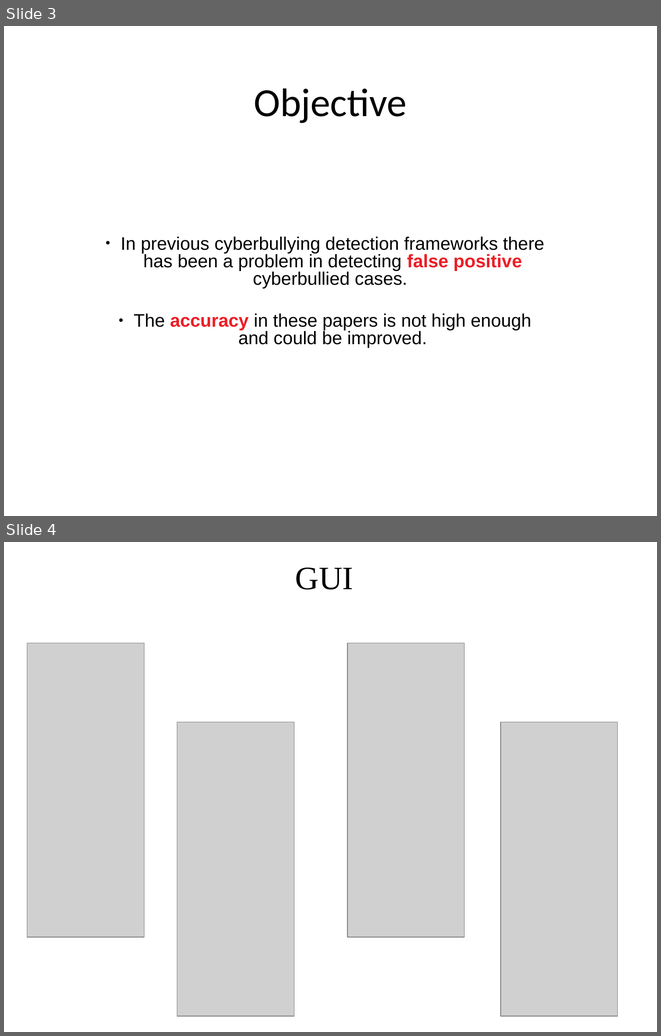
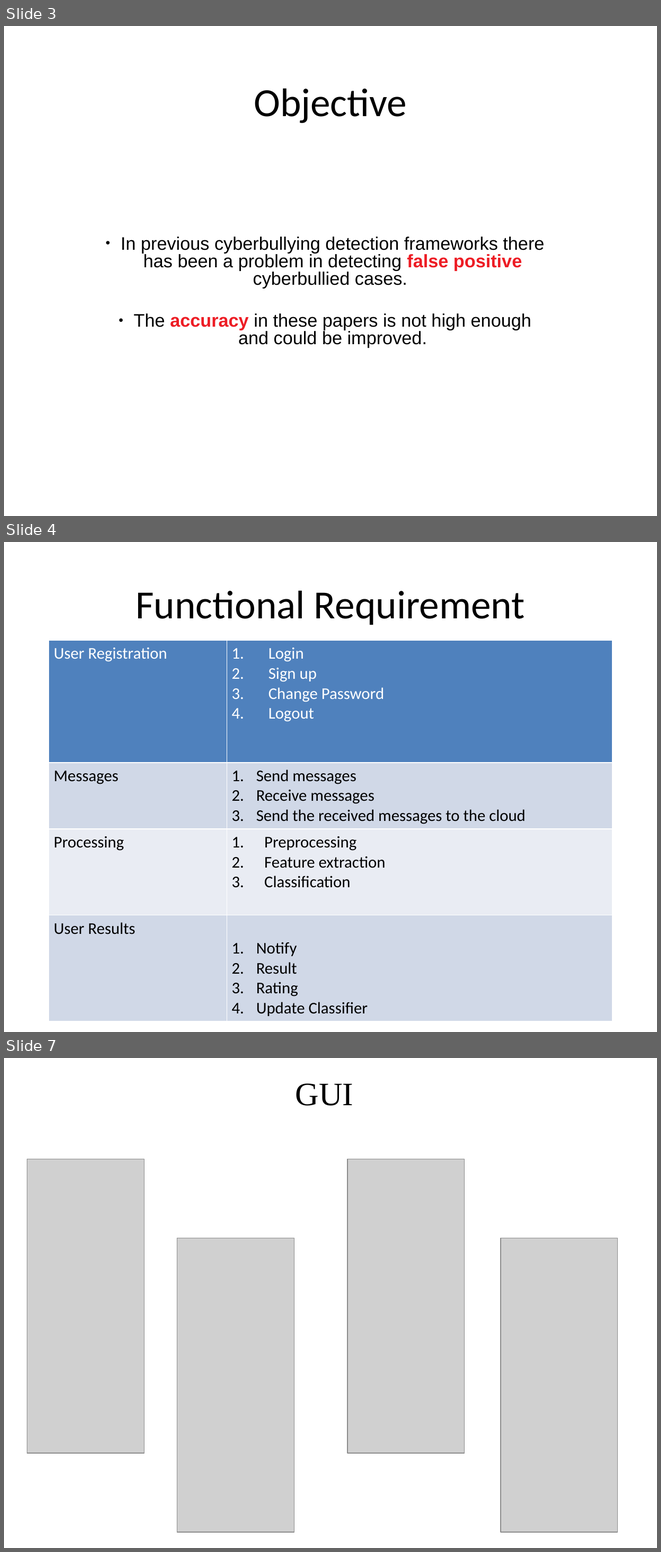
Before and after one commit to DevJohnIbrahim/SSM-GP, a slide deck: SRS/Presentation.pptx. Shown one above the other, each under a label of ours: slides 3 and 4 before the commit, slides 3, 4 and 7 after it; the slides between them are not shown. The pictures are 661x1036 and 661x1552 pixels, drawn with LibreOffice and Linux fonts; fonts in the diff are those of the drawing; grey boxes stand for pictures. Boxes give left, top, right and bottom in pixels: in the first picture for what was removed or moved away, otherwise in the second. Text is boxed around its words. In the diff, an @@ line names an element or a change of style, - is before the commit and + after.

```diff
--- a/SRS/Presentation.pptx
+++ b/SRS/Presentation.pptx
@@ slide 4 added at (4,542,657,1032), background #FFFFFF @@
@@ title added at (135,590,525,625), 44 pt, text #000000 @@
+Functional Requirement
@@ table added at (49,641,612,1018), 4 rows, 2 columns @@
+User Registration | Login / Sign up / Change Password / Logout
+Messages | Send messages / Receive messages / Send the received messages to the cloud
+Processing | Preprocessing / Feature extraction / Classification
+User Results | Notify / Result / Rating / Update Classifier
@@ what was slide 4 is now slide 7 @@
```
Also in this commit, not shown: 1 slide changed, 1 other slide added, 1 other file.
